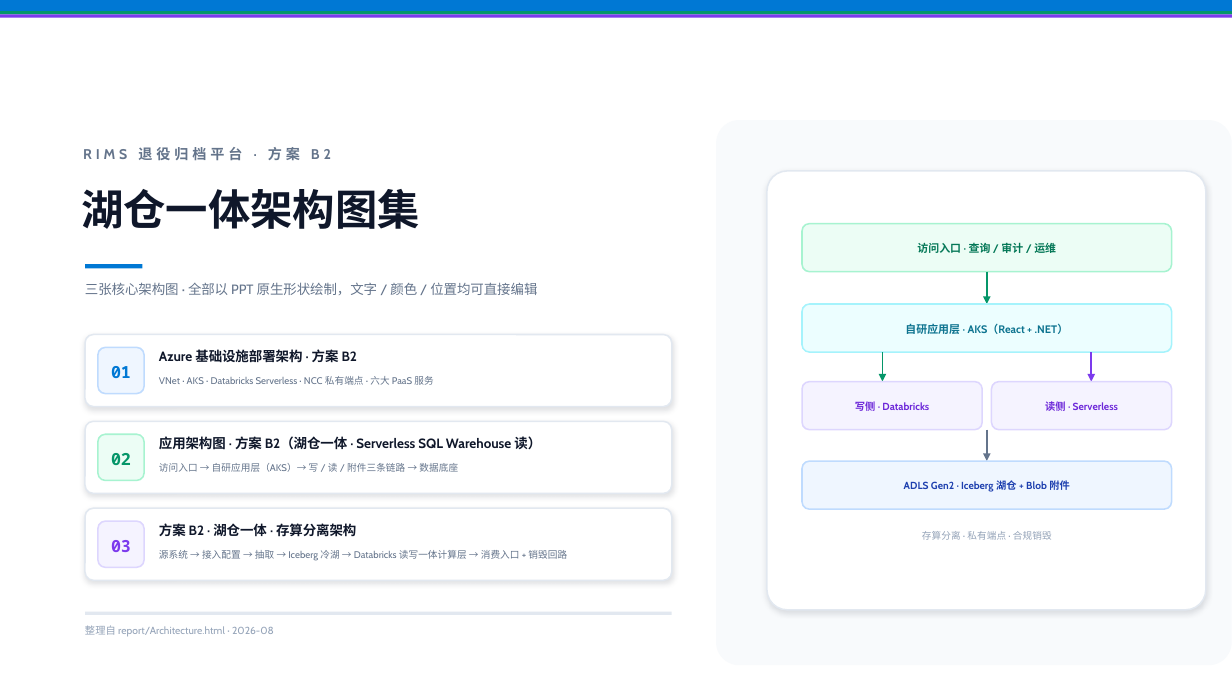
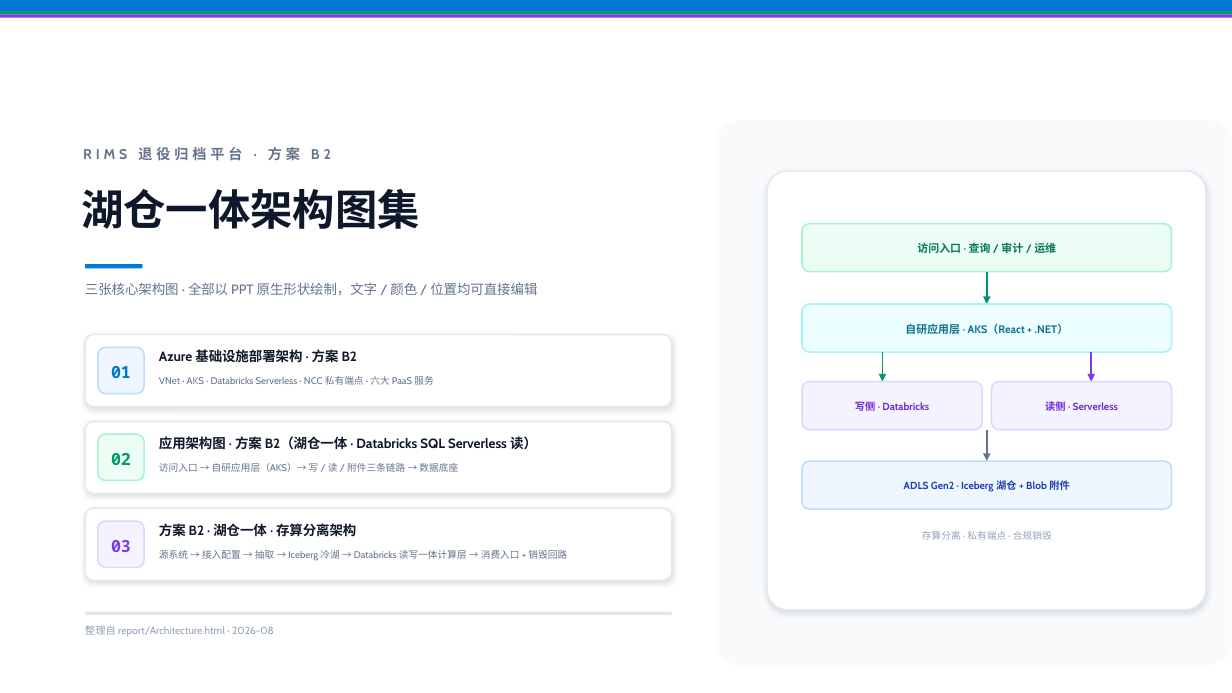
Before and after one commit to DoctoryJava/RimsDecommision, a slide deck: slide 1 of report/方案B_B2_架构图集.pptx. Drawn at 1232x693 pixels with LibreOffice and Linux fonts; fonts in the diff are those of the drawing. Boxes give left, top, right and bottom in pixels: in the first picture for what was removed or moved away, otherwise in the second. Text is boxed around its words. In the diff, an @@ line names an element or a change of style, - is before the commit and + after.

Commit message:
docs(ppt): 计算层命名统一——Serverless Jobs→Databricks Serverless，Serverless SQL Warehouse→Databricks SQL Serverless

```diff
--- a/report/方案B_B2_架构图集.pptx
+++ b/report/方案B_B2_架构图集.pptx
@@ text at (x1=159, y1=436, x2=537, y2=450): text changed @@
-应用架构图 · 方案 B2（湖仓一体 · Serverless SQL Warehouse 读）
+应用架构图 · 方案 B2（湖仓一体 · Databricks SQL Serverless 读）
```
Also in this commit, not shown: 3 other slides changed, 1 other file.
